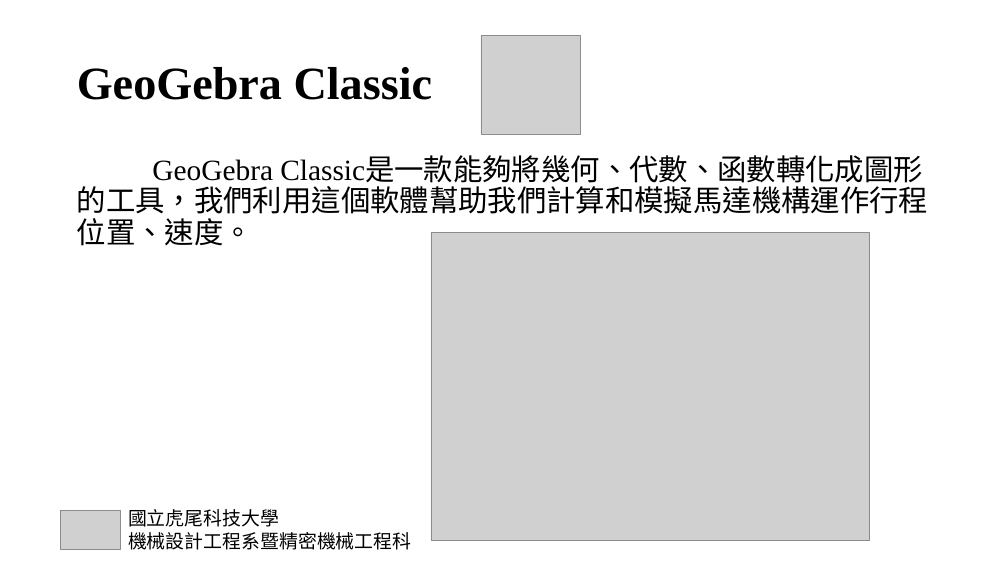
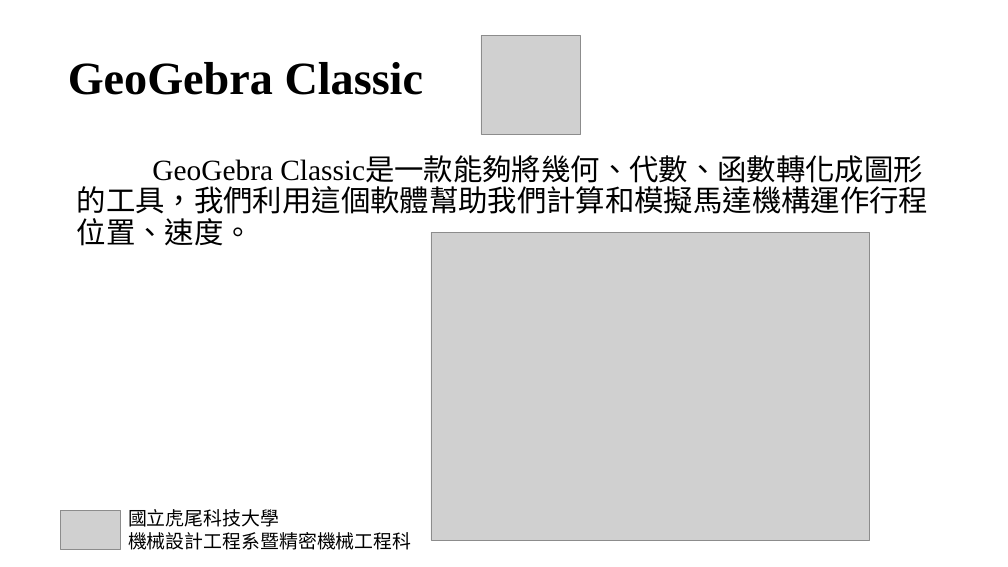
Before and after one commit to snowfall-killer/pj4101, a slide deck: slide 7 of PPT/專題報告PPT.pptx (slide 8 before the commit). Drawn at 1008x567 pixels with LibreOffice and Linux fonts; fonts in the diff are those of the drawing; grey boxes stand for pictures. Boxes give left, top, right and bottom in pixels: in the first picture for what was removed or moved away, otherwise in the second. Text is boxed around its words. In the diff, an @@ line names an element or a change of style, - is before the commit and + after.

```diff
--- a/PPT/專題報告PPT.pptx
+++ b/PPT/專題報告PPT.pptx
@@ title "GeoGebra Classic": place and size @@
-title "GeoGebra Classic" at [77,67,432,100]
+title "GeoGebra Classic" at [68,62,423,95]
```
Also in this commit, not shown: 10 other slides changed, 8 slides removed.
